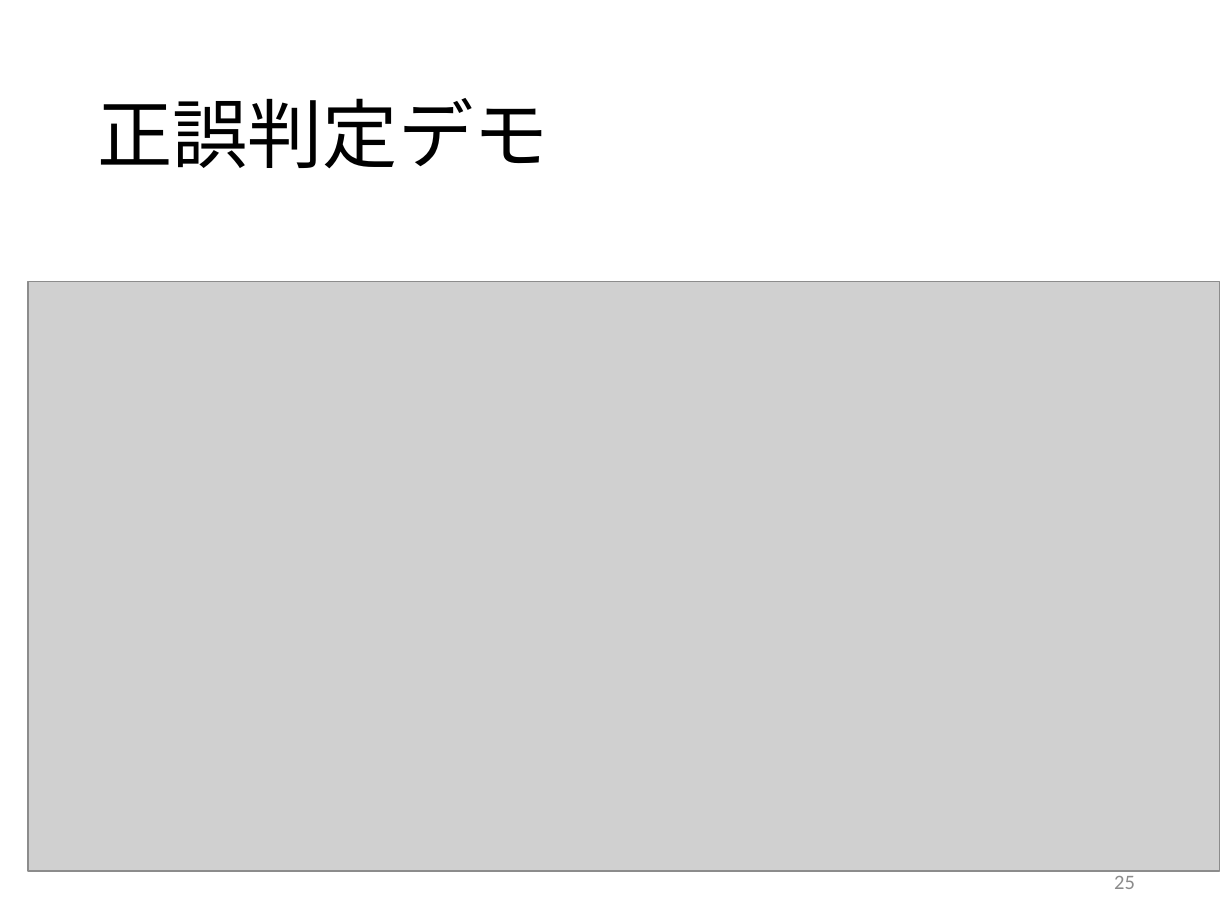
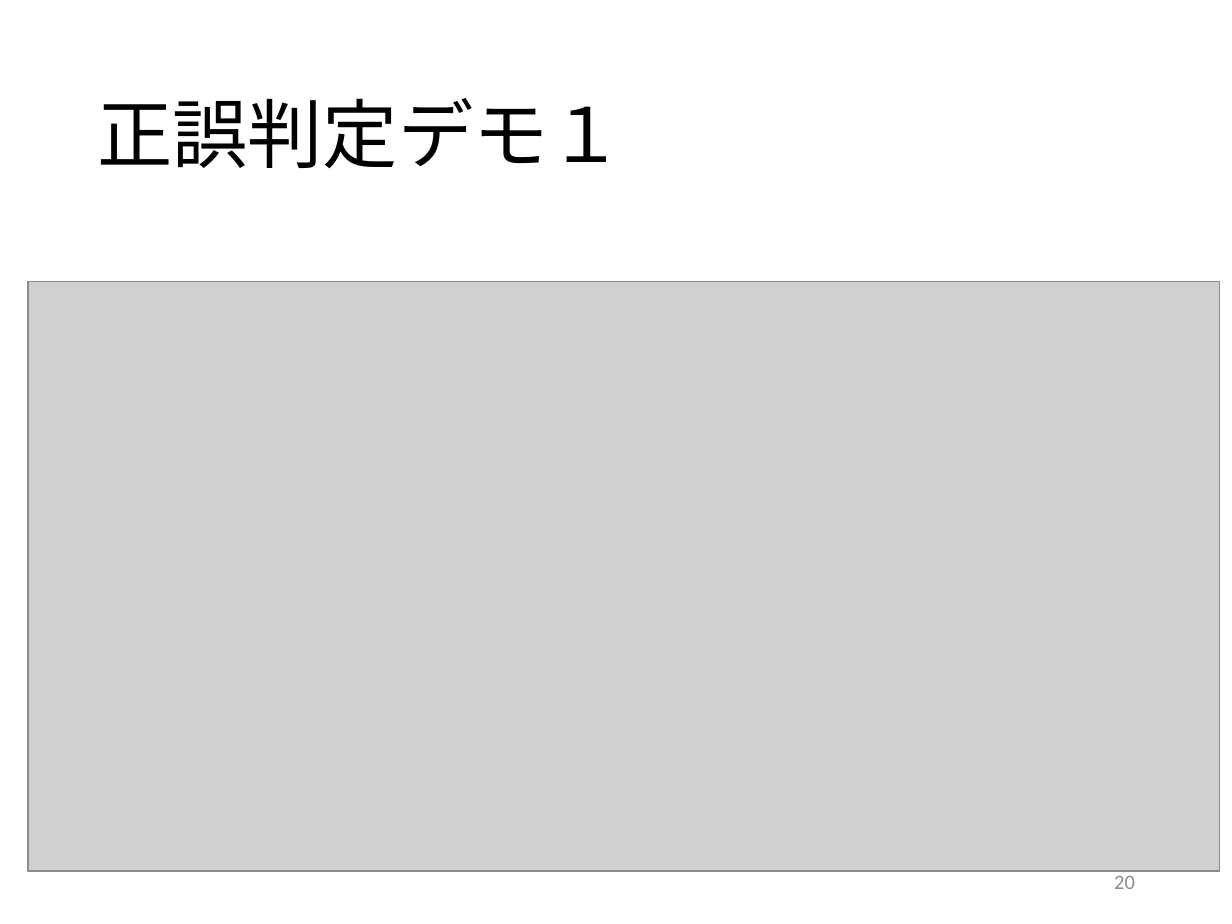
Before and after one commit to kait-takanolab/1821121-shimaoka-thesis, a slide deck: slide 20 of 1821121_shimaoka_sotsuken.pptx (slide 25 before the commit). Drawn at 1232x924 pixels with LibreOffice and Linux fonts; fonts in the diff are those of the drawing; grey boxes stand for pictures. Boxes give left, top, right and bottom in pixels: in the first picture for what was removed or moved away, otherwise in the second. Text is boxed around its words. In the diff, an @@ line names an element or a change of style, - is before the commit and + after.

```diff
--- a/1821121_shimaoka_sotsuken.pptx
+++ b/1821121_shimaoka_sotsuken.pptx
@@ title at [97,98,624,169]: text changed @@
-正誤判定デモ
+正誤判定デモ１
@@ page number at [1114,876,1135,889]: text changed @@
-25
+20
```
Also in this commit, not shown: 4 other slides changed, 2 slides added, 5 slides removed.
